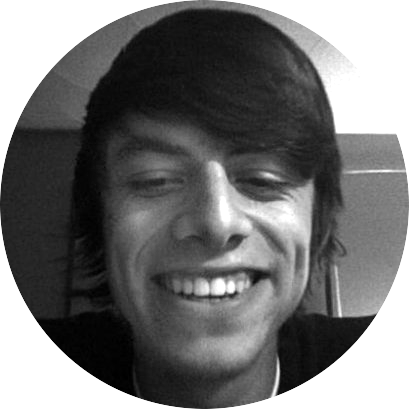
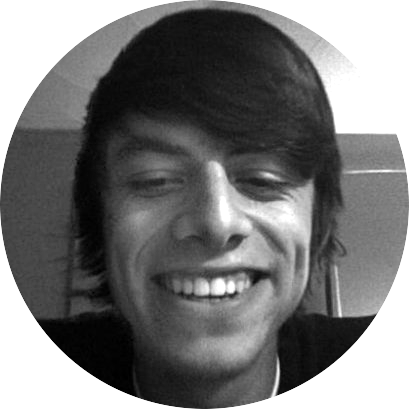
Before/after of a w=409, h=409 layered artwork. What changed in the layer stack:
painted on "nam.jpg" over [0, 0, 216, 325]
